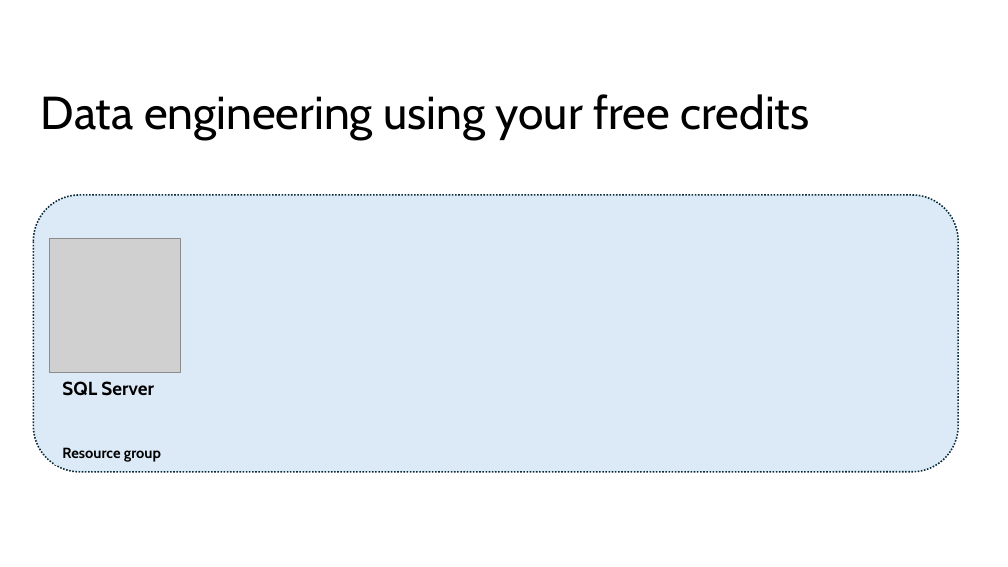
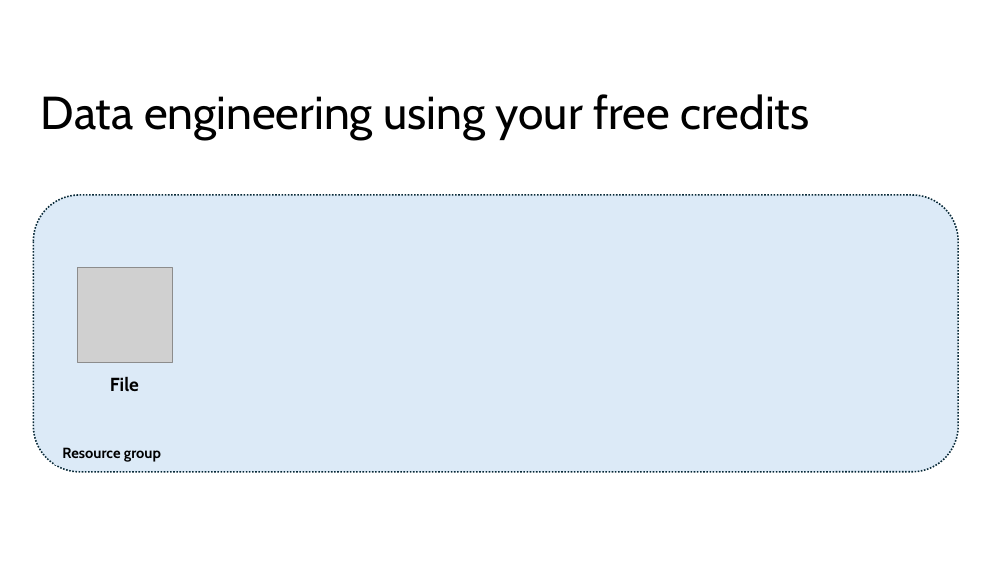
Before and after one commit to phil-a10/Talks, a slide deck: slide 5 of Data Engineering Using Free Tools/Learn Data Engineering For Free.pptx. Drawn at 1008x567 pixels with LibreOffice and Linux fonts; fonts in the diff are those of the drawing; grey boxes stand for pictures. Boxes give left, top, right and bottom in pixels: in the first picture for what was removed or moved away, otherwise in the second. Text is boxed around its words. In the diff, an @@ line names an element or a change of style, - is before the commit and + after.

```diff
--- a/Data Engineering Using Free Tools/Learn Data Engineering For Free.pptx
+++ b/Data Engineering Using Free Tools/Learn Data Engineering For Free.pptx
@@ picture: place and size @@
-picture at (50, 238, 181, 373)
+picture at (77, 268, 172, 362)
@@ text removed at (62, 381, 154, 396) @@
-SQL Server
@@ text added at (110, 376, 139, 391), 18 pt, text #000000, bold @@
+File
```
Also in this commit, not shown: 9 other slides changed, 22 slides added, 15 slides removed, 3 other files.
